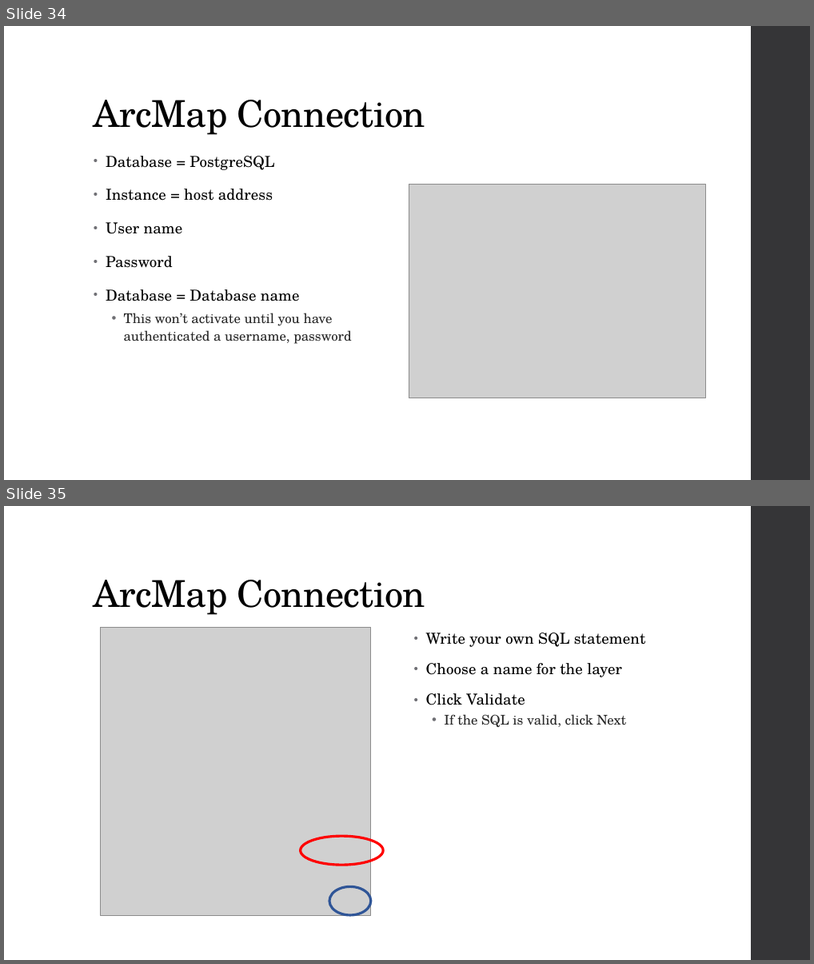
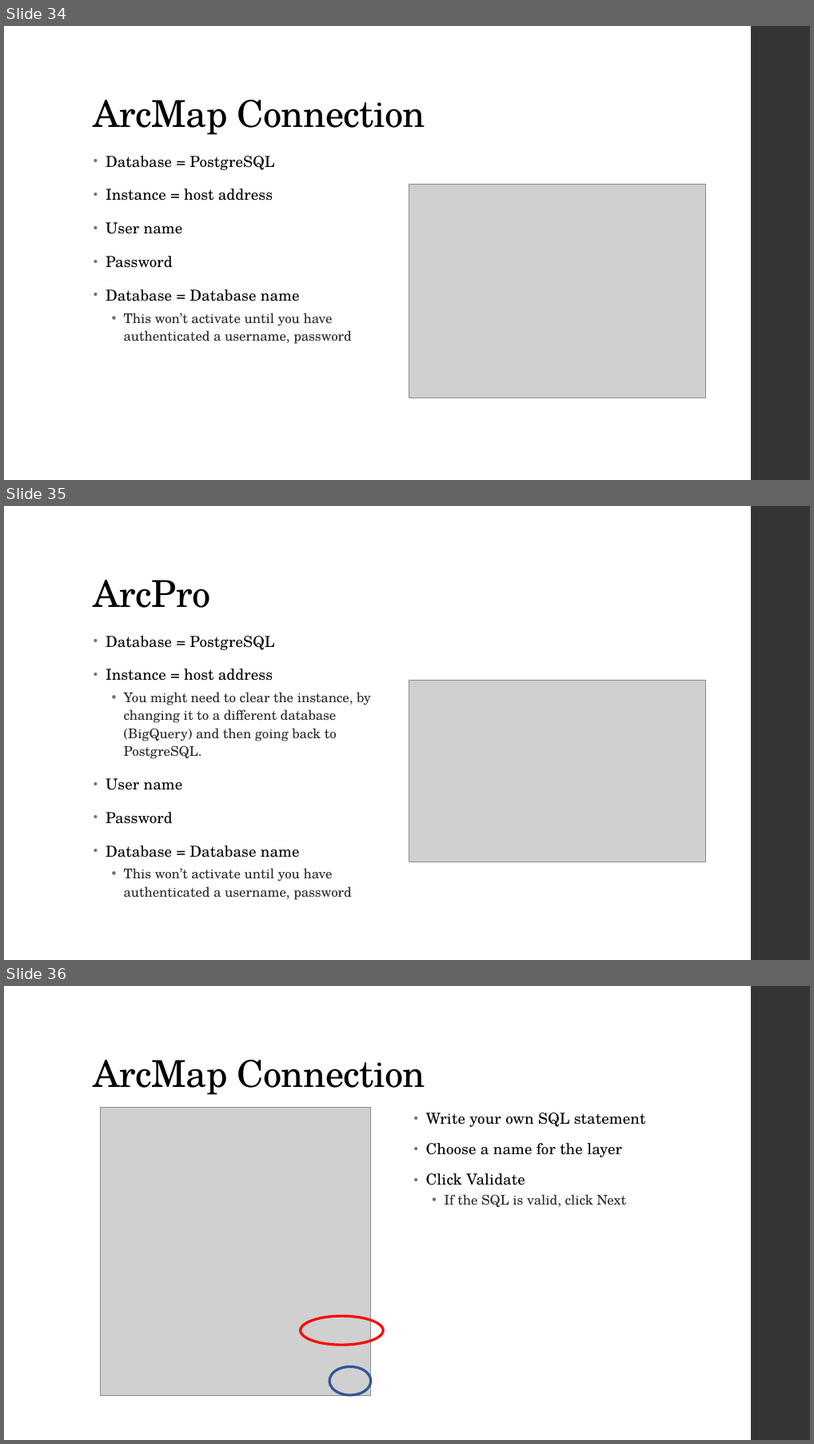
Before and after one commit to MGIS-UMN/GIS5577_week5, a slide deck: Spatial_Databases.odp. Shown one above the other, each under a label of ours: slides 34 and 35 before the commit, slides 34, 35 and 36 after it. The pictures are 814x964 and 814x1444 pixels, drawn with LibreOffice and Linux fonts; fonts in the diff are those of the drawing; grey boxes stand for pictures. Boxes give left, top, right and bottom in pixels: in the first picture for what was removed or moved away, otherwise in the second. Text is boxed around its words. In the diff, an @@ line names an element or a change of style, - is before the commit and + after.

```diff
--- a/Spatial_Databases.odp
+++ b/Spatial_Databases.odp
@@ slide 35 added at <box>4,506,810,960</box>, background #FFFFFF; not listed: 1 template element that a slide beside it also shows @@
@@ title added at <box>94,580,210,608</box>, 44 pt, text #000000 @@
+ArcPro
@@ text added at <box>106,636,371,900</box>, 16 pt, text #262626 @@
+• Database = PostgreSQL
+• Instance = host address
+  • You might need to clear the instance, by changing it to a different database (BigQuery) and then going back to PostgreSQL.
+• User name
+• Password
+• Database = Database name
+  • This won’t activate until you have authenticated a username, password
@@ picture added at <box>410,680,706,862</box> @@
@@ what was slide 35 is now slide 36 @@
```
Also in this commit, not shown: 1 other file.
